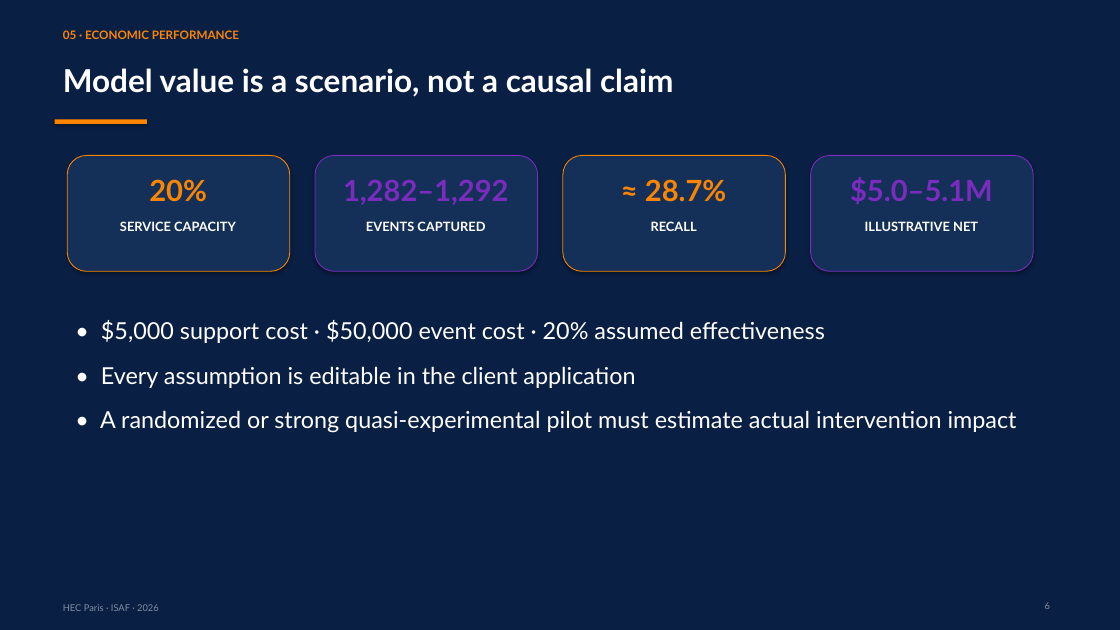
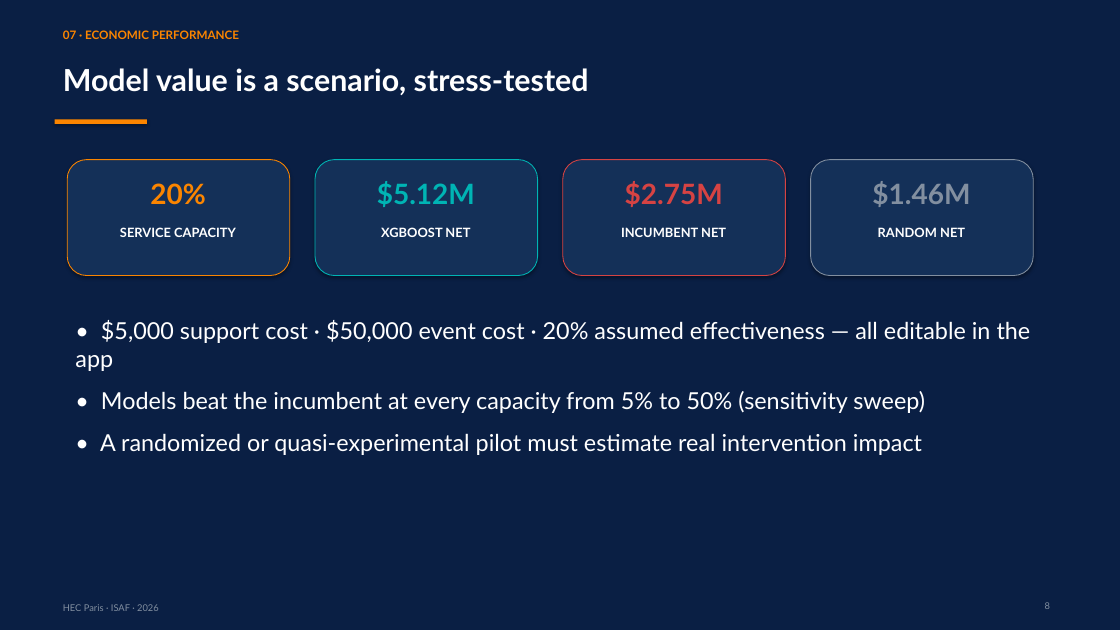
Before and after one commit to RyanBalech/recidivism-forecasting-analysis, a slide deck: slide 8 of reports/ISAF_Recidivism_Presentation.pptx (slide 6 before the commit). Drawn at 1120x630 pixels with LibreOffice and Linux fonts; fonts in the diff are those of the drawing. Boxes give left, top, right and bottom in pixels: in the first picture for what was removed or moved away, otherwise in the second. Text is boxed around its words. In the diff, an @@ line names an element or a change of style, - is before the commit and + after.

```diff
--- a/reports/ISAF_Recidivism_Presentation.pptx
+++ b/reports/ISAF_Recidivism_Presentation.pptx
@@ text at (63, 30, 239, 39): text changed @@
-05 · ECONOMIC PERFORMANCE
+07 · ECONOMIC PERFORMANCE
@@ text at (63, 68, 589, 95): text changed; size 27 to 26 pt @@
-Model value is a scenario, not a causal claim
+Model value is a scenario, stress-tested
@@ text "20%" at (150, 183, 205, 205): size 25 to 24 pt @@
@@ rounded rectangle at (315, 160, 538, 276): outline #7B2CBF 0.75 pt to #00B4B4 0.75 pt @@
@@ rounded rectangle at (563, 160, 786, 276): outline #FB8500 0.75 pt to #D64343 0.75 pt @@
@@ 4 rounded rectangles, 1 text: place and size @@
-4 rounded rectangles, 1 text at (67, 155, 1033, 271)
+4 rounded rectangles, 1 text at (67, 160, 1033, 276)
@@ rounded rectangle at (811, 160, 1033, 276): outline #7B2CBF 0.75 pt to #828FA0 0.75 pt @@
@@ text at (377, 181, 475, 207): text changed; size 25 to 24 pt; text colour #7B2CBF to #00B4B4 @@
-1,282–1,292
+$5.12M
@@ text at (625, 181, 723, 207): text changed; size 25 to 24 pt; text colour #FB8500 to #D64343 @@
-≈ 28.7%
+$2.75M
@@ text at (872, 181, 970, 207): text changed; size 25 to 24 pt; text colour #7B2CBF to #828FA0 @@
-$5.0–5.1M
+$1.46M
@@ text at (381, 227, 470, 237): text changed @@
-EVENTS CAPTURED
+XGBOOST NET
@@ text at (621, 227, 726, 237): text changed @@
-RECALL
+INCUMBENT NET
@@ text at (878, 227, 965, 237): text changed @@
-ILLUSTRATIVE NET
+RANDOM NET
@@ text at (75, 320, 1031, 455): text changed @@
-• $5,000 support cost · $50,000 event cost · 20% assumed effectiveness
-• Every assumption is editable in the client application
-• A randomized or strong quasi-experimental pilot must estimate actual intervention impact
+• $5,000 support cost · $50,000 event cost · 20% assumed effectiveness — all editable in the app
+• Models beat the incumbent at every capacity from 5% to 50% (sensitivity sweep)
+• A randomized or quasi-experimental pilot must estimate real intervention impact
```
Also in this commit, not shown: 6 other slides changed, 8 slides added, 5 slides removed, 11 other files.
